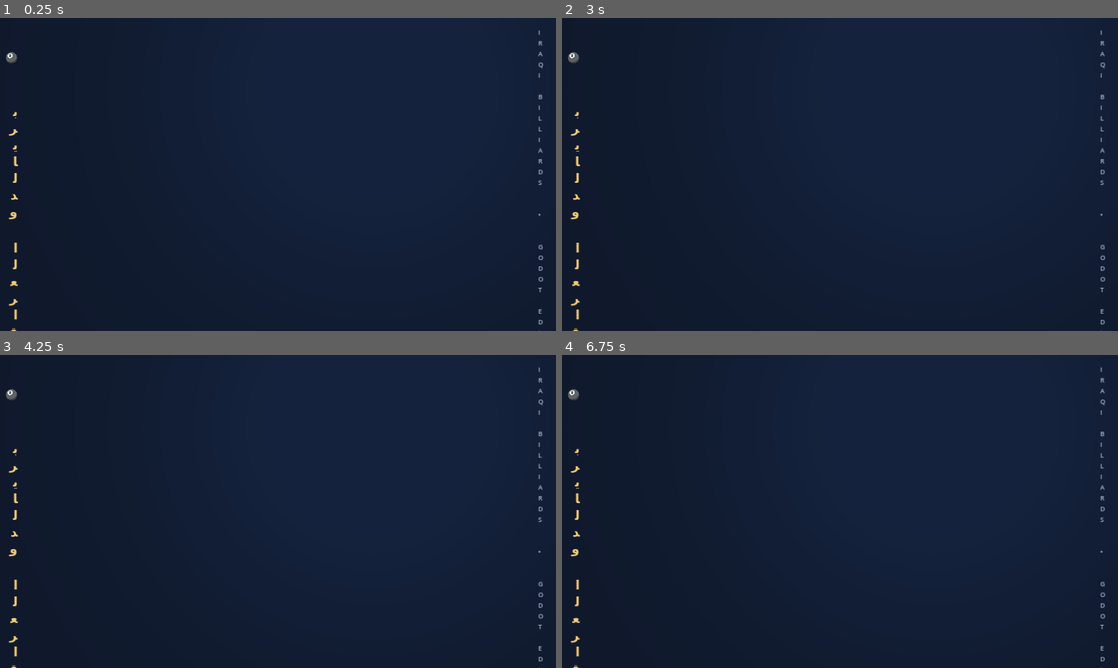
Above: before the commit, frames 1-4 (two rows, left to right).
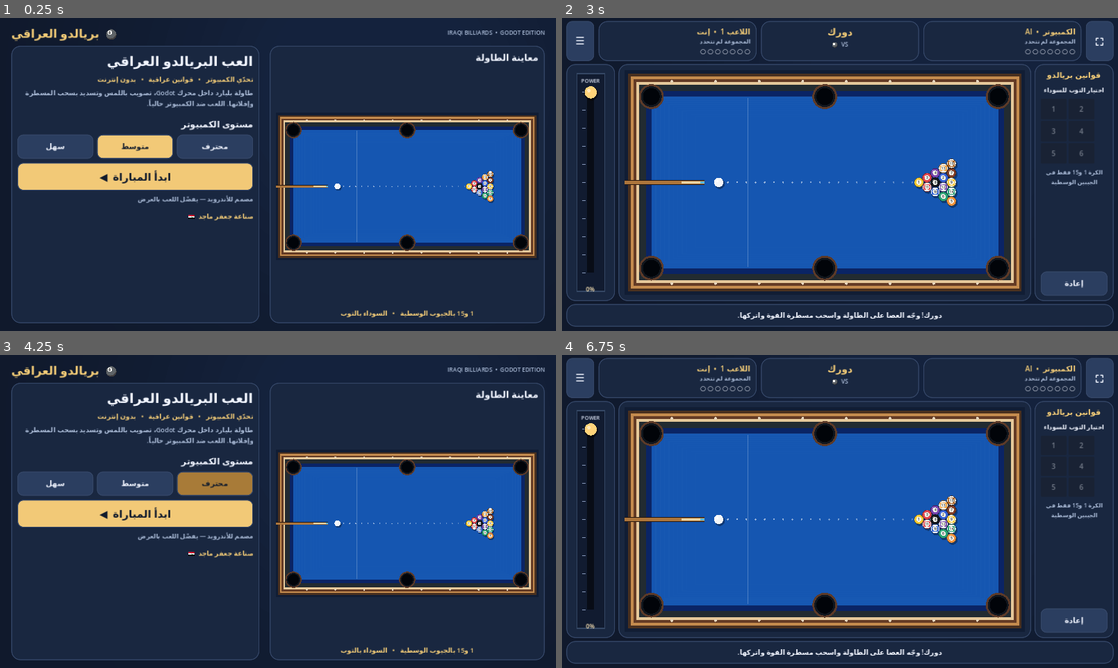
Above: after the commit, the same moments.

Repository: jufurmajid/bliradi-iraq
Game: Godot game, scene res://scenes/main.tscn
The game is run twice, just before and just after one commit, with the same random seed, the same clock (stepped at 60 frames per second) and the same inputs.
Inputs (mouse positions are in pixels of both pictures, inside the frame that each line leads up to):
- Up to frame 1 (0.25 s): no input
- Up to frame 2 (3 s): click (617, 146) at 0.5 s, where only the run after the commit has a clickable "سهل"; click (695, 146) at 1.25 s, where only the run after the commit has a clickable "متوسط"; click (778, 146) at 2 s, where only the run after the commit has a clickable "محترف"; click (695, 177) at 2.75 s, where only the run after the commit has a clickable "ابدأ المباراة ◀"
- Up to frame 3 (4.25 s): click (16, 376) at 3.5 s, where only the run after the commit has a clickable "☰"
- Up to frame 4 (6.75 s): click (617, 483) at 4.25 s, where only the run after the commit has a clickable "سهل"; click (695, 483) at 5 s, where only the run after the commit has a clickable "متوسط"; click (778, 483) at 5.75 s, where only the run after the commit has a clickable "محترف"; click (695, 514) at 6.5 s, where only the run after the commit has a clickable "ابدأ المباراة ◀"

The runs differ from the first frame. In frame 1, 31% of the frame differs, in the area x 1-98%, y 3-100%; in frame 2, 53%; in frame 3, 31%; in frame 4, 53%, in the area x 0-100%, y 0-100%.

Commit message:
Fix Godot Android menu layout and publish test APK release

Diff:
--- a/godot/scripts/main.gd
+++ b/godot/scripts/main.gd
@@ -59,6 +59,12 @@
 	label.vertical_alignment = VERTICAL_ALIGNMENT_CENTER
 	label.add_theme_color_override("font_color", color)
 	label.add_theme_font_size_override("font_size", font_size)
+	# No wrapping by default: headers must never collapse into one-letter columns.
+	label.autowrap_mode = TextServer.AUTOWRAP_OFF
+	return label
+
+func _wrapped_label(text: String, font_size: int = 18, color: Color = WHITE, align: HorizontalAlignment = HORIZONTAL_ALIGNMENT_RIGHT) -> Label:
+	var label := _label(text, font_size, color, align)
 	label.autowrap_mode = TextServer.AUTOWRAP_WORD_SMART
 	return label
 
@@ -112,27 +118,33 @@
 	menu_screen = Control.new()
 	menu_screen.set_anchors_and_offsets_preset(Control.PRESET_FULL_RECT)
 	add_child(menu_screen)
-	var frame := _margin(menu_screen, 40, 22, 40, 28)
-	var vbox := _column(frame, 22)
+	var frame := _margin(menu_screen, 26, 15, 26, 18)
+	var vbox := _column(frame, 10)
 	var header := _row(vbox, 16)
-	header.add_child(_label("🎱  بريالدو العراقي", 29, GOLD))
+	header.add_child(_label("🎱  بريالدو العراقي", 27, GOLD))
 	var spacer := Control.new()
 	spacer.size_flags_horizontal = Control.SIZE_EXPAND_FILL
 	header.add_child(spacer)
-	header.add_child(_label("IRAQI BILLIARDS  •  GODOT EDITION", 15, MUTED, HORIZONTAL_ALIGNMENT_LEFT))
+	header.add_child(_label("IRAQI BILLIARDS  •  GODOT EDITION", 13, MUTED, HORIZONTAL_ALIGNMENT_LEFT))
 	var content := _row(vbox, 24)
 	content.size_flags_vertical = Control.SIZE_EXPAND_FILL
 	var left := _frame(content)
 	left.size_flags_stretch_ratio = .95
-	var intro := _column(left, 14)
-	intro.add_child(_label("العب البريالدو العراقي", 39, WHITE))
-	intro.add_child(_label("تحدّي الكمبيوتر   •   قوانين عراقية   •   بدون إنترنت", 17, GOLD))
-	var desc := _label("طاولة بليارد حقيقية داخل محرك Godot، لمس وتصويب، ومسطرّة تسديد بالسحب والإفلات. طور اللعب الفردي بالبداية، وبعدها الأونلاين.", 17, MUTED)
+	# Scroll safely on compact landscape displays instead of overflowing below the screen.
+	var intro_scroll := ScrollContainer.new()
+	intro_scroll.size_flags_horizontal = Control.SIZE_EXPAND_FILL
+	intro_scroll.size_flags_vertical = Control.SIZE_EXPAND_FILL
+	intro_scroll.horizontal_scroll_mode = ScrollContainer.SCROLL_MODE_DISABLED
+	left.add_child(intro_scroll)
+	var intro := _column(intro_scroll, 9)
+	intro.add_child(_label("العب البريالدو العراقي", 31, WHITE))
+	intro.add_child(_wrapped_label("تحدّي الكمبيوتر   •   قوانين عراقية   •   بدون إنترنت", 15, GOLD))
+	var desc := _wrapped_label("طاولة بليارد داخل محرك Godot، تصويب باللمس وتسديد بسحب المسطرة وإفلاتها. اللعب ضد الكمبيوتر حالياً.", 15, MUTED)
 	intro.add_child(desc)
 	var gap := Control.new()
-	gap.custom_minimum_size.y = 15
+	gap.custom_minimum_size.y = 4
 	intro.add_child(gap)
-	intro.add_child(_label("مستوى الكمبيوتر", 22, WHITE))
+	intro.add_child(_label("مستوى الكمبيوتر", 20, WHITE))
 	var difficulties := _row(intro, 8)
 	for i in range(3):
 		var btn := _button(["سهل", "متوسط", "محترف"][i], i == 1, 17)
@@ -141,7 +153,7 @@
 		difficulty_buttons.append(btn)
 		btn.pressed.connect(_set_difficulty.bind(i))
 	var start := _button("ابدأ المباراة  ◀", true, 24)
-	start.custom_minimum_size.y = 78
+	start.custom_minimum_size.y = 64
 	intro.add_child(start)
 	start.pressed.connect(_start_match)
 	intro.add_child(_label("مصمم للأندرويد — يفضّل اللعب بالعرض", 14, MUTED))
@@ -238,7 +250,7 @@
 	action_panel.size_flags_horizontal = Control.SIZE_SHRINK_END
 	var actions := _column(action_panel, 10)
 	actions.add_child(_label("قوانين بريالدو", 18, GOLD, HORIZONTAL_ALIGNMENT_CENTER))
-	actions.add_child(_label("اختيار التوب للسوداء", 14, WHITE, HORIZONTAL_ALIGNMENT_CENTER))
+	actions.add_child(_wrapped_label("اختيار التوب للسوداء", 14, WHITE, HORIZONTAL_ALIGNMENT_CENTER))
 	top_controls = GridContainer.new()
 	top_controls.columns = 2
 	actions.add_child(top_controls)
@@ -248,7 +260,7 @@
 		top_controls.add_child(top)
 		top_buttons.append(top)
 		top.pressed.connect(_on_call_pocket.bind(i))
-	actions.add_child(_label("الكرة 1 و15 فقط في الجيبين الوسطية", 13, MUTED, HORIZONTAL_ALIGNMENT_CENTER))
+	actions.add_child(_wrapped_label("الكرة 1 و15 فقط في الجيبين الوسطية", 13, MUTED, HORIZONTAL_ALIGNMENT_CENTER))
 	var filler := Control.new()
 	filler.size_flags_vertical = Control.SIZE_EXPAND_FILL
 	actions.add_child(filler)
@@ -258,7 +270,7 @@
 
 	var foot := _frame(stack, false)
 	foot.custom_minimum_size.y = 52
-	message_label = _label("حدد التصويب ثم اسحب مسطرة القوة واتركها", 16, WHITE, HORIZONTAL_ALIGNMENT_CENTER)
+	message_label = _wrapped_label("حدد التصويب ثم اسحب مسطرة القوة واتركها", 16, WHITE, HORIZONTAL_ALIGNMENT_CENTER)
 	foot.add_child(message_label)
 
 func _build_result() -> void:
@@ -278,7 +290,7 @@
 	var stack := _column(box, 15)
 	end_title = _label("انتهت المباراة", 34, GOLD, HORIZONTAL_ALIGNMENT_CENTER)
 	stack.add_child(end_title)
-	end_body = _label("", 18, WHITE, HORIZONTAL_ALIGNMENT_CENTER)
+	end_body = _wrapped_label("", 18, WHITE, HORIZONTAL_ALIGNMENT_CENTER)
 	stack.add_child(end_body)
 	var replay := _button("العب مرة ثانية", true, 20)
 	stack.add_child(replay)
--- /dev/null
+++ b/godot/tests/menu_layout.gd
@@ -0,0 +1,35 @@
+extends SceneTree
+## Guard against one-letter-wide headers on Android-sized displays.
+
+func _initialize() -> void:
+	call_deferred("_check")
+
+func _check() -> void:
+	var scene: Control = (load("res://scenes/main.tscn") as PackedScene).instantiate()
+	root.add_child(scene)
+	await process_frame
+	await process_frame
+	var menu: Control = scene.get("menu_screen")
+	if menu == null:
+		push_error("Menu missing")
+		quit(1)
+		return
+	var title: Label = null
+	var start: Button = null
+	for item in menu.find_children("*", "Label", true, false):
+		if (item as Label).text.contains("بريالدو العراقي") and (item as Label).text.contains("🎱"):
+			title = item
+	for item in menu.find_children("*", "Button", true, false):
+		if (item as Button).text.contains("ابدأ المباراة"):
+			start = item
+	var good := title != null and start != null
+	if good:
+		good = title.size.x > 175.0 and title.size.y < 100.0
+	if good:
+		good = start.size.x > 160.0
+	if not good:
+		push_error("Menu layout failed: text collapsed or start button missing")
+		quit(1)
+		return
+	print("MENU_LAYOUT_OK title_width=", title.size.x, " start_width=", start.size.x)
+	quit(0)
Not shown, changed: godot/export_presets.cfg
Not shown, changed: .github/workflows/build-godot-apk.yml
Not shown, changed: godot/README.md
